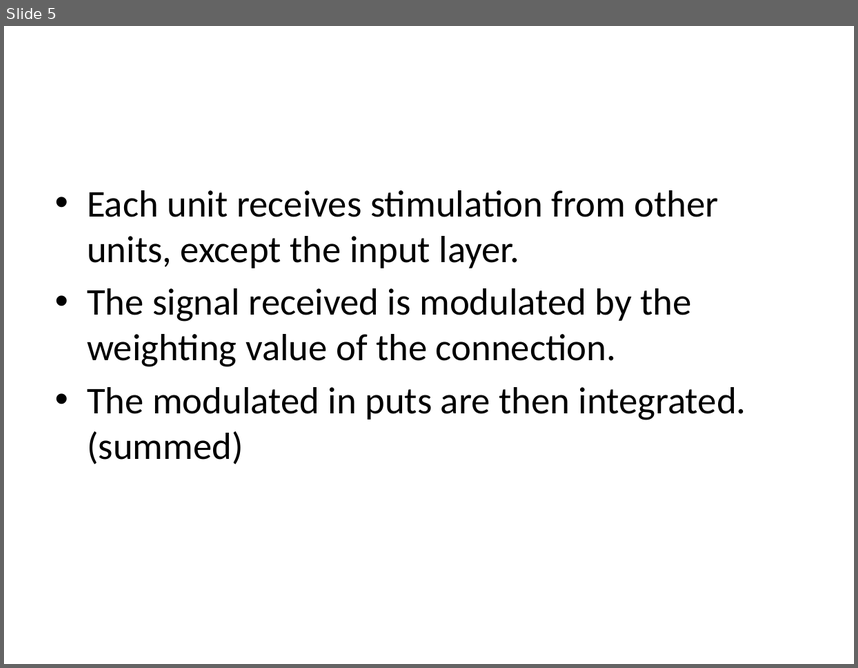
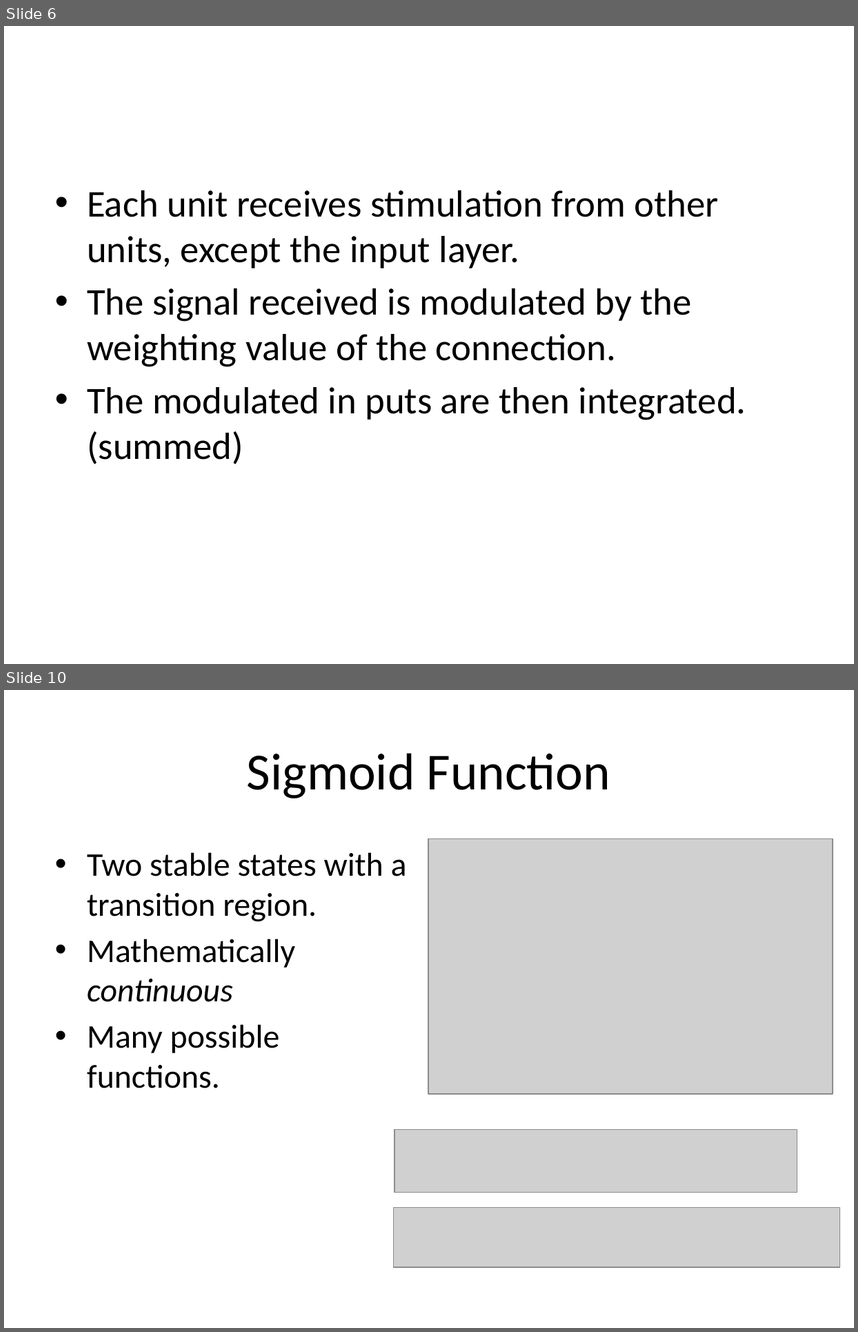
Before and after one commit to edvelezg/unb-nn, a slide deck: Neural Networks.pptx. Shown one above the other, each under a label of ours: slide 5 before the commit, slides 6 and 10 after it; the slides between them are not shown. The pictures are 858x668 and 858x1332 pixels, drawn with LibreOffice and Linux fonts; fonts in the diff are those of the drawing; grey boxes stand for pictures. Boxes give left, top, right and bottom in pixels: in the first picture for what was removed or moved away, otherwise in the second. Text is boxed around its words. In the diff, an @@ line names an element or a change of style, - is before the commit and + after.

```diff
--- a/Neural Networks.pptx
+++ b/Neural Networks.pptx
@@ slide 10 added at [4,690,854,1328], background #FFFFFF @@
@@ title added at [247,753,611,798], 44 pt, text #000000 @@
+Sigmoid Function
@@ text added at [87,852,407,1088], 28 pt, text #000000 @@
+• Two stable states with a transition region.
+• Mathematically continuous
+• Many possible functions.
@@ picture added at [428,839,833,1094] @@
@@ picture added at [394,1130,797,1192] @@
@@ picture added at [393,1207,840,1266] @@
@@ what was slide 5 is now slide 6 @@
```
Also in this commit, not shown: 5 slides changed, 8 other slides added, 2 slides removed, 1 other file.
